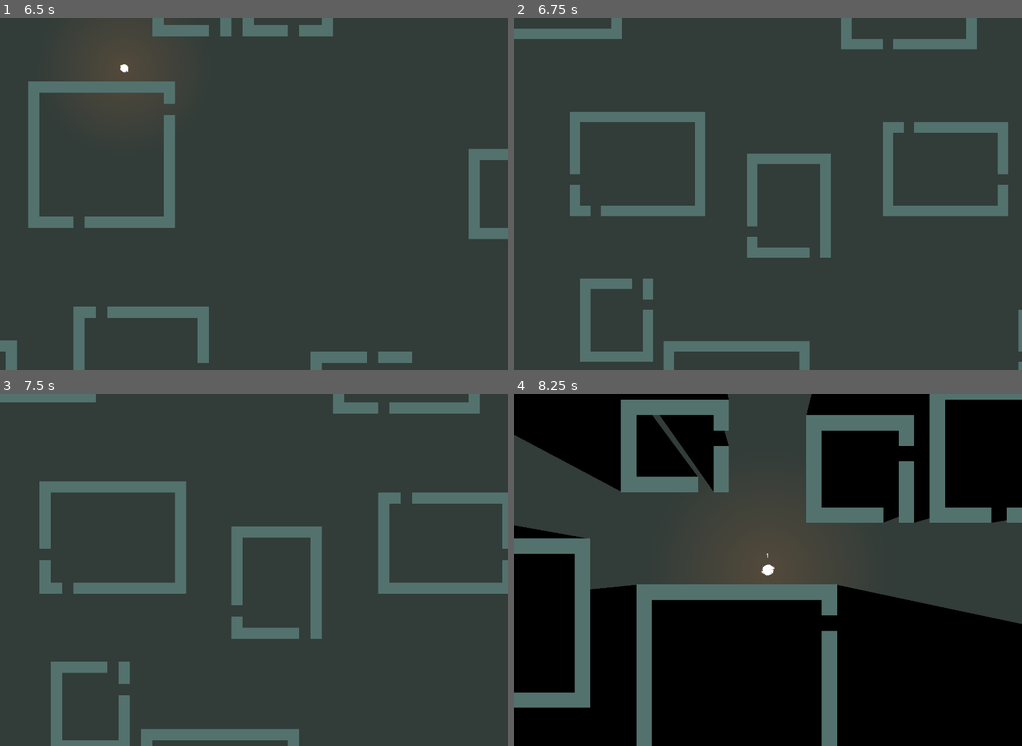
Above: before the commit, frames 1-4 (two rows, left to right).
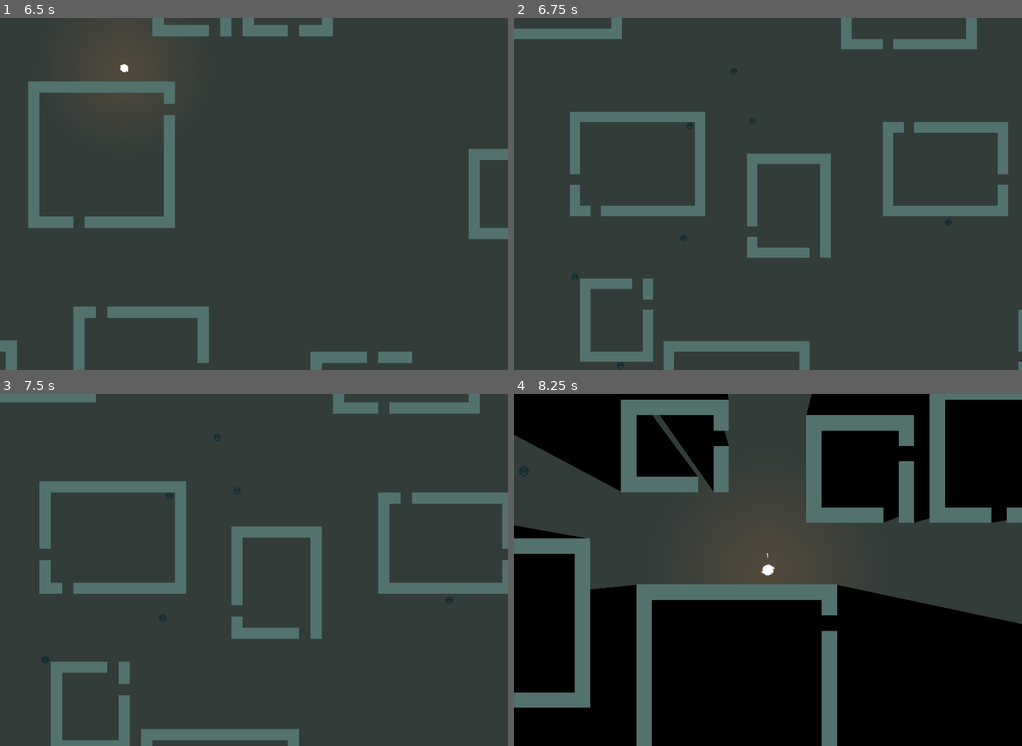
Above: after the commit, the same moments.

Repository: NomadicDaggy/procgen1
Game: Godot game, scene res://scenes/world.tscn
The game is run twice, just before and just after one commit, with the same random seed, the same clock (stepped at 60 frames per second) and the same inputs.
Inputs (mouse positions are in pixels of both pictures, inside the frame that each line leads up to):
- Up to frame 1 (6.5 s): click "Wake Up Samurai" at 0.5 s; tap Enter at 1.25, 5.75 s; move the mouse to (228, 264) at 1.27 s; press the mouse at (228, 264) at 1.28 s; hold W (move_up) 1.28-2.78 s; move the mouse to (406, 246) at 2.02 s; release the mouse at (406, 246) at 2.03 s; tap Middle mouse button (middle_mouse_btn) at 2.1 s; move the mouse to (101, 141) at 2.77 s; hold A (move_left) 2.78-4.28 s; tap Mouse wheel down (scroll_down) at 2.85 s; move the mouse to (279, 194) at 3.52 s; tap Mouse wheel up (scroll_up) at 3.6 s; move the mouse to (177, 106) at 4.27 s; hold S (move_down) 4.28-5.03 s; tap C (toggle_camera) at 4.35 s; tap R (reload) at 4.9 s; tap Space at 5 s; move the mouse to (365, 176) at 5.02 s; hold D (move_right) 5.03-5.78 s; click (365, 176) at 5.1 s; move the mouse to (152, 211) at 5.77 s; hold W (move_up) from 5.78 s (still down); hold Middle mouse button (middle_mouse_btn) from 5.78 s (still down)
- Up to frame 2 (6.75 s): tap Space at 6.5 s; move the mouse to (818, 116) at 6.52 s; release W (move_up) at 6.53 s; release Middle mouse button (middle_mouse_btn) at 6.53 s; hold D (move_right) from 6.53 s (still down); tap Mouse wheel down (scroll_down) at 6.6 s
- Up to frame 3 (7.5 s): keep holding D (move_right); tap Enter at 7.25 s; move the mouse to (228, 640) at 7.27 s; tap Mouse wheel up (scroll_up) at 7.35 s
- Up to frame 4 (8.25 s): keep holding D (move_right); tap Space at 8 s; move the mouse to (920, 622) at 8.02 s; tap C (toggle_camera) at 8.1 s

Frame 1 is identical in both runs. In frame 2, less than 0.1% of the frame differs, in the area x 11-87%, y 14-100%; in frame 3, less than 0.1%; in frame 4, less than 0.1%.

Commit message:
add pretty blood splatter, but it goes through walls

Diff:
--- /dev/null
+++ b/scenes/blood.tscn
@@ -0,0 +1,26 @@
+[gd_scene load_steps=3 format=3 uid="uid://r0iwsx4l2ns6"]
+
+[ext_resource type="Texture2D" uid="uid://dhh81tbfbwtj" path="res://assets/white-circle.png" id="1_07bba"]
+[ext_resource type="Script" path="res://scripts/blood.gd" id="1_d7vxl"]
+
+[node name="Blood" type="CPUParticles2D"]
+amount = 32
+lifetime = 0.2
+explosiveness = 1.0
+texture = ExtResource("1_07bba")
+direction = Vector2(-1, 0)
+spread = 20.0
+gravity = Vector2(0, 0)
+initial_velocity_min = 216.83
+initial_velocity_max = 716.12
+scale_amount_min = 0.1
+scale_amount_max = 0.4
+color = Color(0.133333, 0.0862745, 0.0431373, 1)
+script = ExtResource("1_d7vxl")
+
+[node name="Timer" type="Timer" parent="."]
+wait_time = 0.15
+one_shot = true
+autostart = true
+
+[connection signal="timeout" from="Timer" to="." method="_on_timer_timeout"]
--- /dev/null
+++ b/scripts/blood.gd
@@ -0,0 +1,10 @@
+extends CPUParticles2D
+
+
+func _on_timer_timeout():
+	set_process(false)
+	set_physics_process(false)
+	set_process_input(false)
+	set_process_internal(false)
+	set_process_unhandled_input(false)
+	set_process_unhandled_key_input(false)
--- a/scripts/enemy.gd
+++ b/scripts/enemy.gd
@@ -1,6 +1,8 @@
 extends CharacterBody2D
 
 enum State { PATROLLING, CHASING, IDLE, DEAD }
+
+const blood = preload("res://scenes/blood.tscn")
 
 @export var target: Node2D
 
@@ -121,6 +123,11 @@
 
 
 func shot():
+	var blood_particles = blood.instantiate()
+	add_sibling(blood_particles)
+	blood_particles.global_position = global_position
+	blood_particles.look_at(target.global_position)
+
 	state = State.DEAD
 	target.enemies_killed += 1
 	queue_free()
--- a/scripts/game_manager.gd
+++ b/scripts/game_manager.gd
@@ -8,8 +8,8 @@
 
 
 
-var enemy_nospawn_size = 40
-var enemy_spawn_max_dist = 90
+var enemy_nospawn_size = 30
+var enemy_spawn_max_dist = 70
 var max_enemies = 300
 
 
Binary file added: assets/white-circle.aseprite
Binary file added: assets/white-circle.png
Not shown, added: assets/white-circle.png.import
